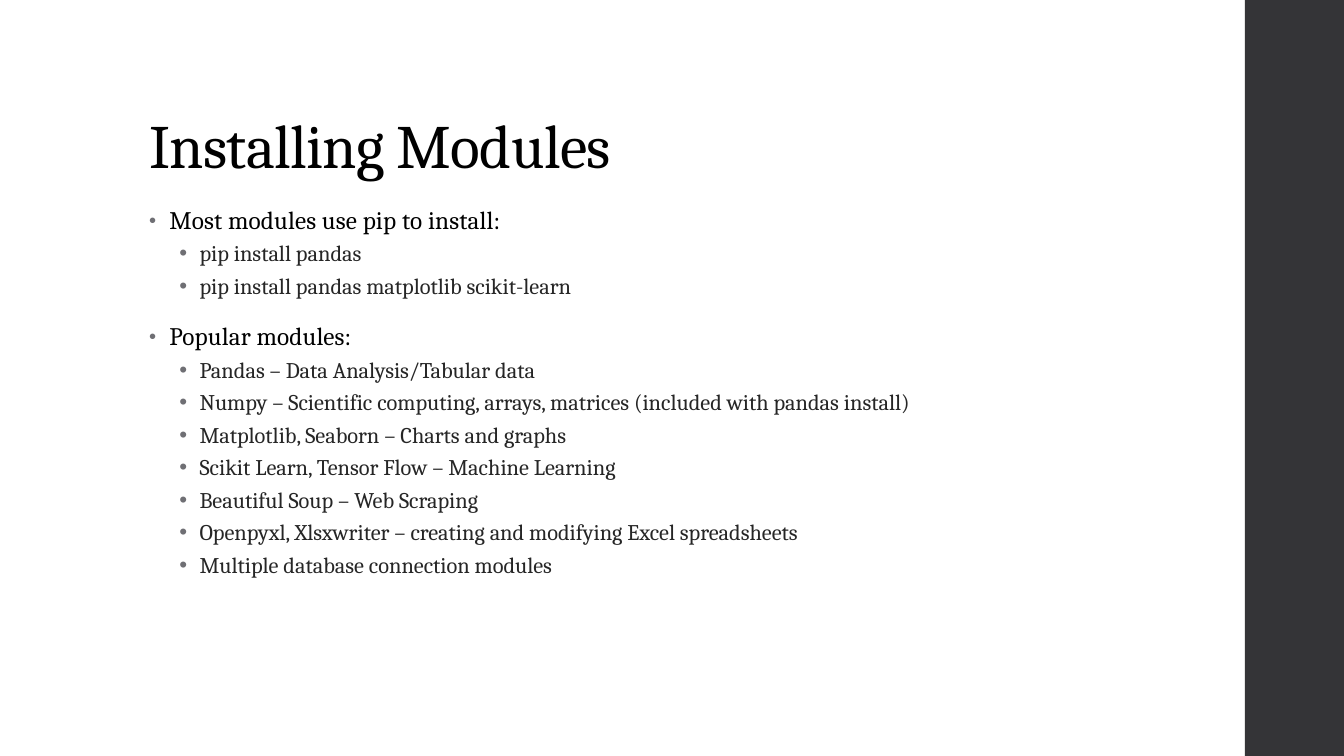
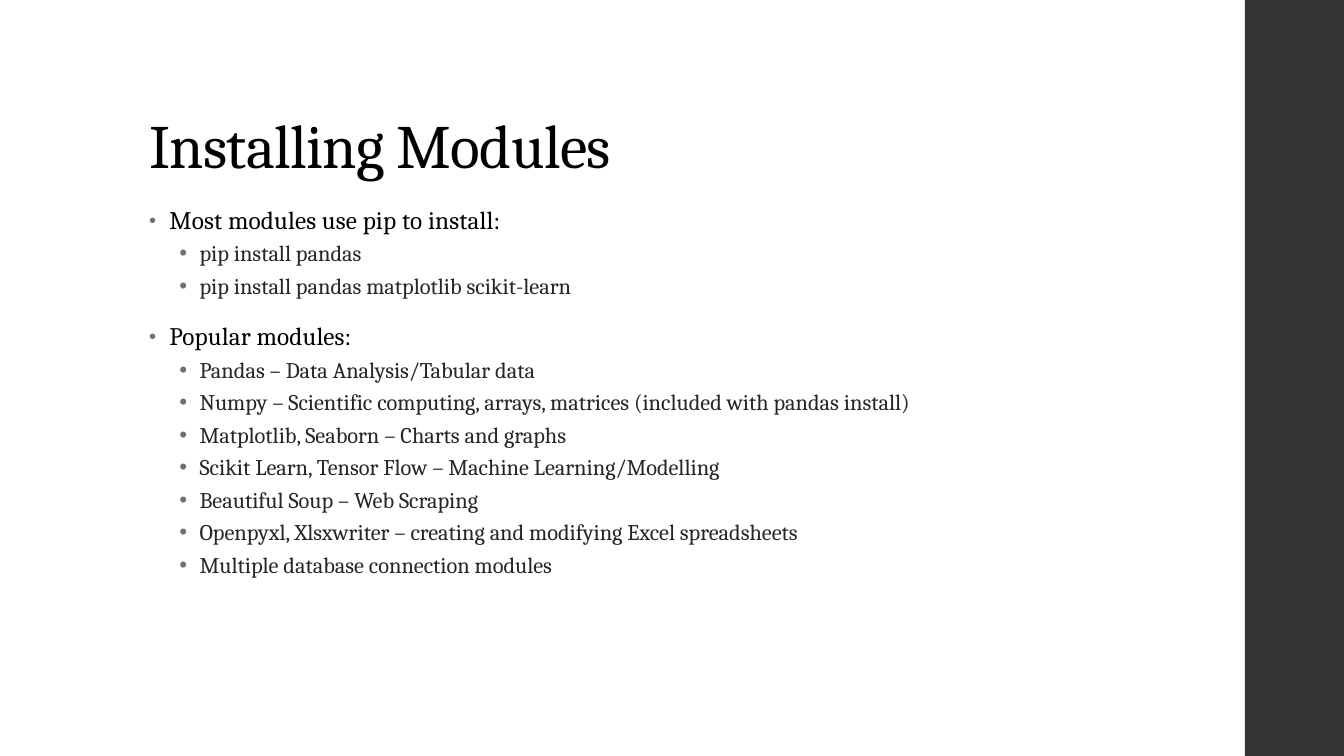
Before and after one commit to AdamKortis/cchmc_python_getting_started, a slide deck: slide 12 of Getting Started with Python for Data Analytics.pptx. Drawn at 1344x756 pixels with LibreOffice and Linux fonts; fonts in the diff are those of the drawing. Boxes give left, top, right and bottom in pixels: in the first picture for what was removed or moved away, otherwise in the second. Text is boxed around its words. In the diff, an @@ line names an element or a change of style, - is before the commit and + after.

```diff
--- a/Getting Started with Python for Data Analytics.pptx
+++ b/Getting Started with Python for Data Analytics.pptx
@@ text at (200,459,720,480): text changed @@
-  • Scikit Learn, Tensor Flow – Machine Learning
+  • Scikit Learn, Tensor Flow – Machine Learning/Modelling
```
Also in this commit, not shown: 6 other slides changed.
